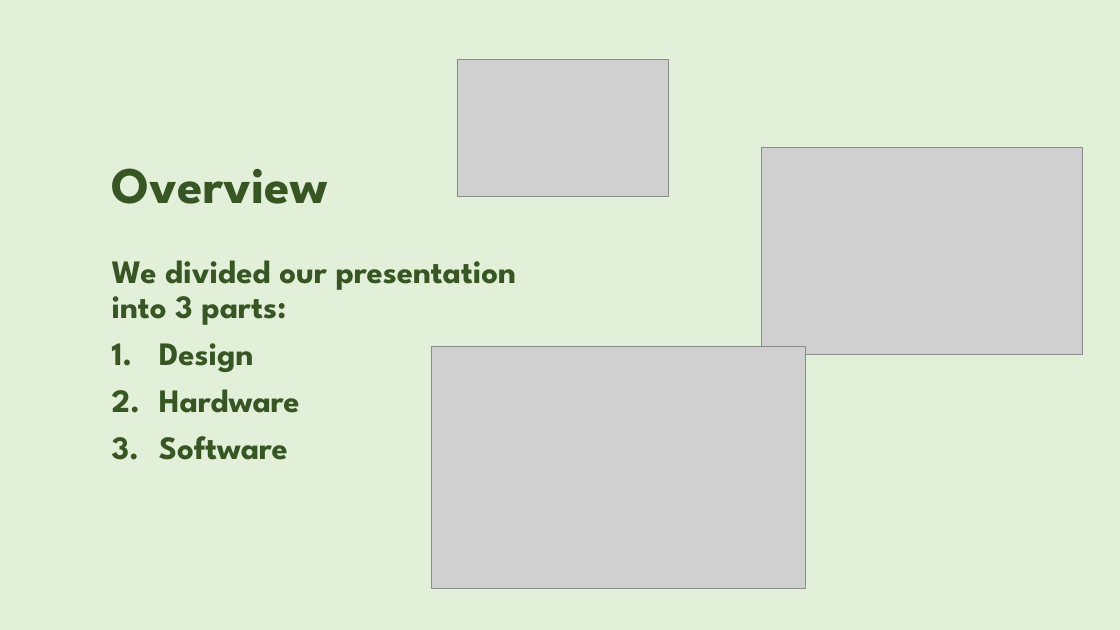
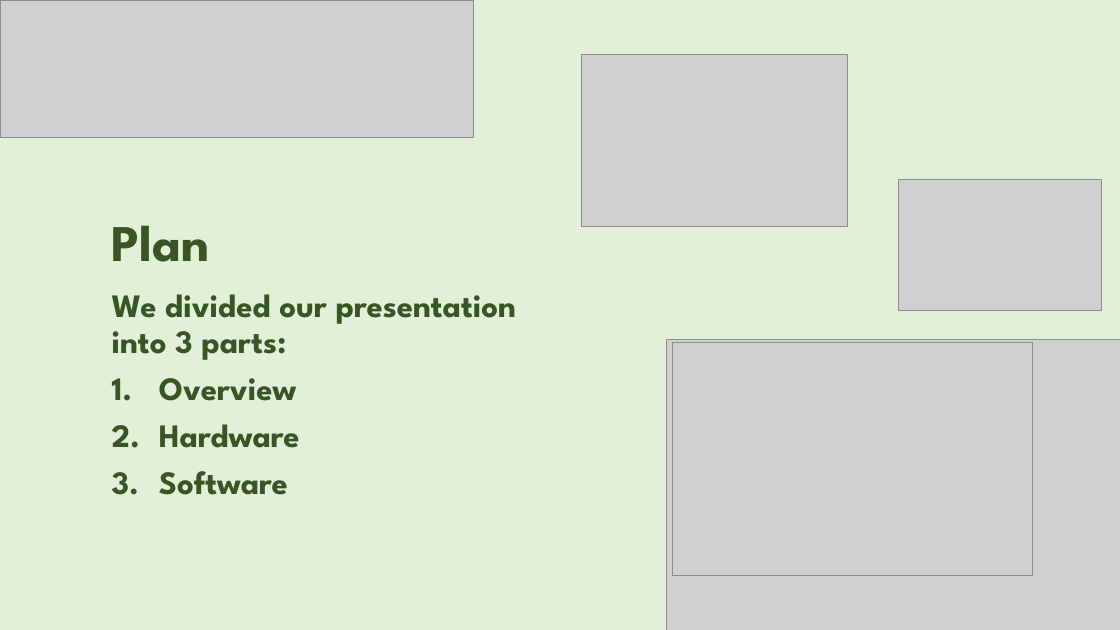
Before and after one commit to AsphodelRem/tv-tennis, a slide deck: slide 3 of presentation.pptx. Drawn at 1120x630 pixels with LibreOffice and Linux fonts; fonts in the diff are those of the drawing; grey boxes stand for pictures; background and template pictures are left out. Boxes give left, top, right and bottom in pixels: in the first picture for what was removed or moved away, otherwise in the second. Text is boxed around its words. In the diff, an @@ line names an element or a change of style, - is before the commit and + after.

```diff
--- a/presentation.pptx
+++ b/presentation.pptx
@@ picture added at <box>0,0,473,137</box> @@
@@ picture: place and size @@
-picture at <box>457,60,669,197</box>
+picture at <box>582,55,848,226</box>
@@ picture removed at <box>762,147,1083,355</box> @@
@@ picture: place and size @@
-picture at <box>432,346,806,588</box>
+picture at <box>899,179,1102,310</box>
@@ title at <box>112,225,210,262</box>: text changed @@
-Overview
+Plan
@@ text "We divided our presentation into ...": place and size @@
-text "We divided our presentation into ..." at <box>112,260,517,460</box>
+text "We divided our presentation into ..." at <box>112,294,517,495</box>
@@ picture added at <box>667,340,1120,630</box> @@
@@ picture added at <box>673,343,1033,576</box> @@
@@ text at <box>159,378,296,401</box>: text changed @@
-1. Design
+1. Overview
```
Also in this commit, not shown: 6 other slides changed, 7 slides added, 4 slides removed.
